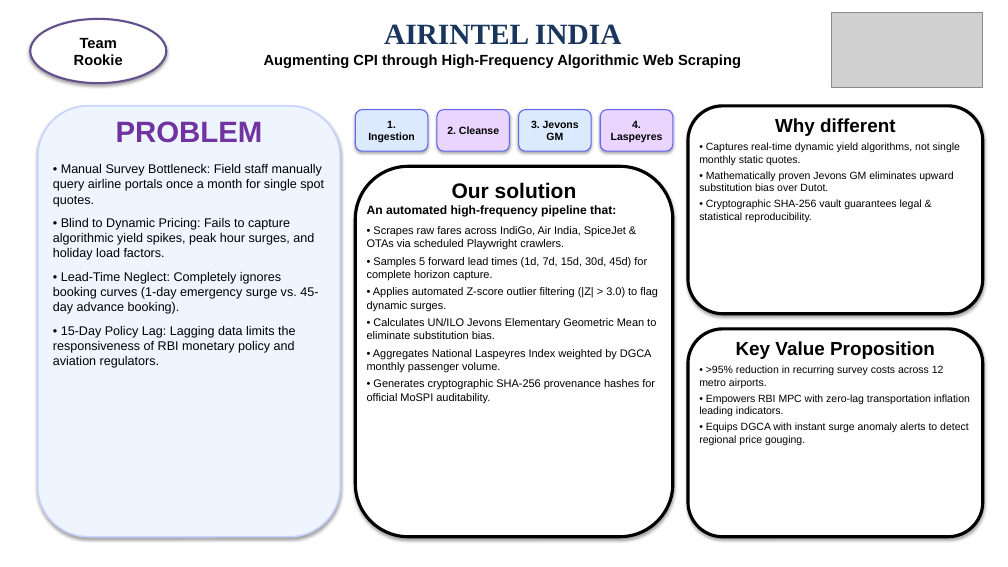
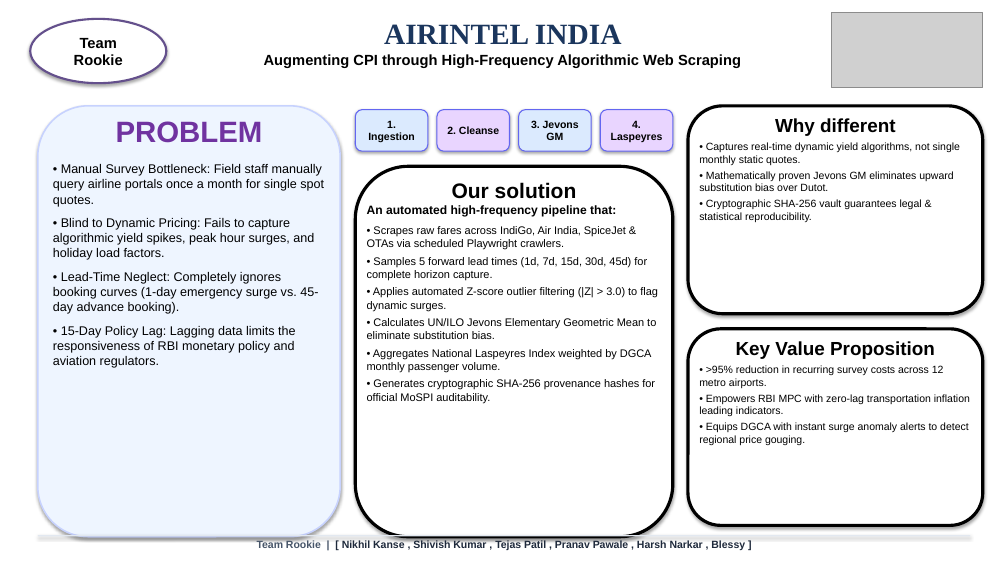
Before and after one commit to oshshivish-tech/sih26056_airfare_cpi, a slide deck: slide 2 of AirIntel_India_SIH26056_Presentation.pptx. Drawn at 1008x567 pixels with LibreOffice and Linux fonts; fonts in the diff are those of the drawing; grey boxes stand for pictures. Boxes give left, top, right and bottom in pixels: in the first picture for what was removed or moved away, otherwise in the second. Text is boxed around its words. In the diff, an @@ line names an element or a change of style, - is before the commit and + after.

```diff
--- a/AirIntel_India_SIH26056_Presentation.pptx
+++ b/AirIntel_India_SIH26056_Presentation.pptx
@@ rounded rectangle: place and size @@
-rounded rectangle at (688,329,983,537)
+rounded rectangle at (688,329,983,526)
@@ rectangle added at (38,535,970,536), fill #E2E8F0 @@
@@ text added at (257,540,745,551), 10 pt, text #1E293B, bold @@
+Team Rookie | [ Nikhil Kanse , Shivish Kumar , Tejas Patil , Pranav Pawale , Harsh Narkar , Blessy ]
```
Also in this commit, not shown: 5 other slides changed, 1 slide removed, 3 other files.
